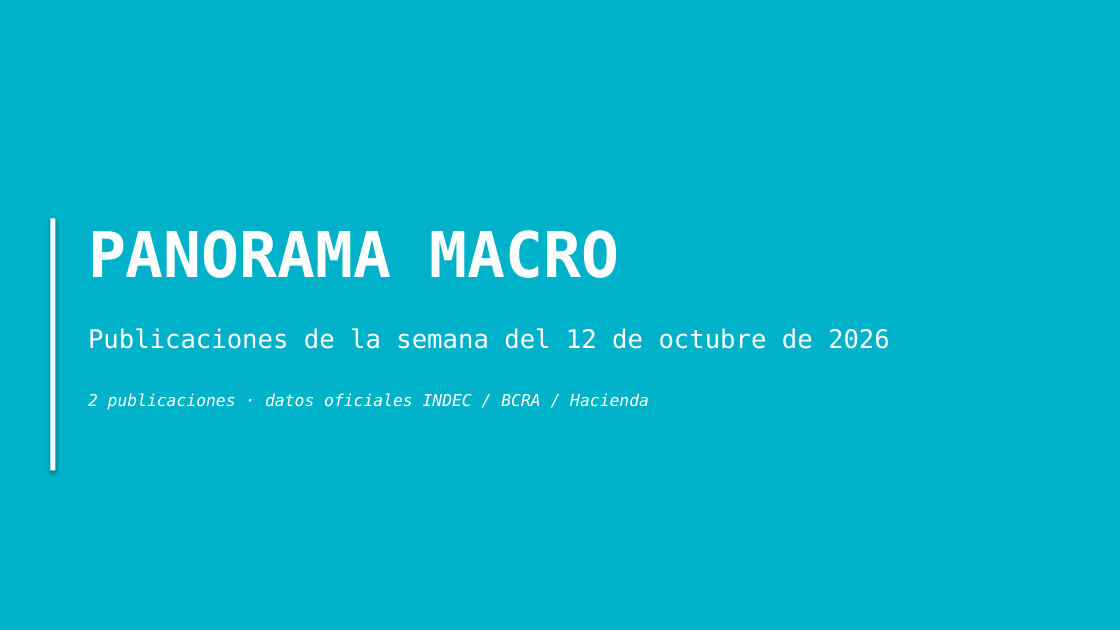
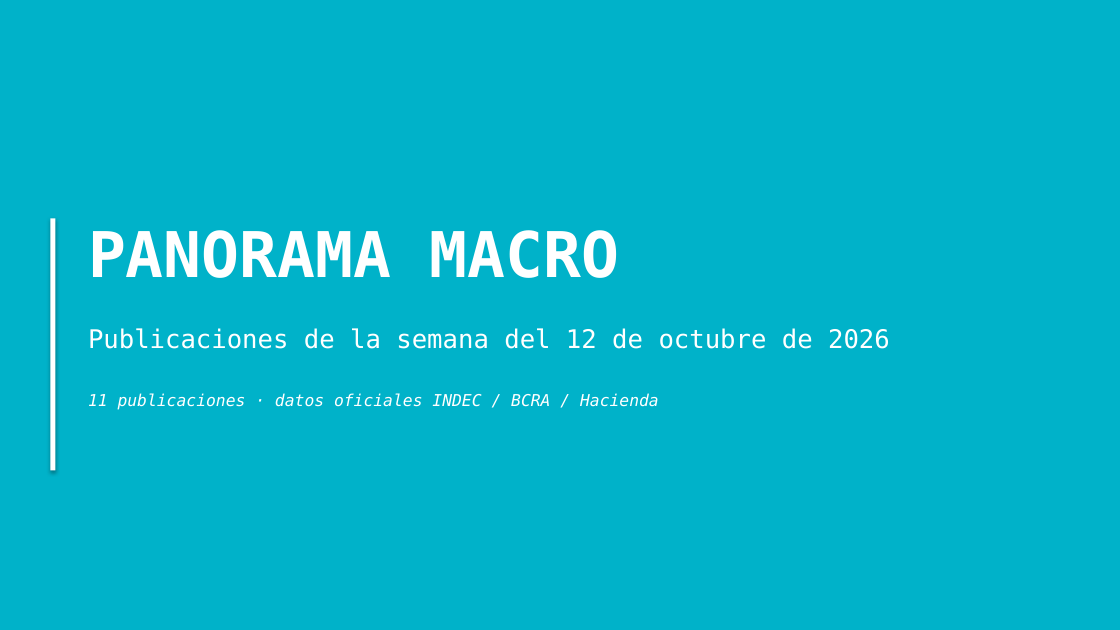
Before and after one commit to nwalovnik/boludos-ppt, a slide deck: slide 1 of publicaciones_semana.pptx. Drawn at 1120x630 pixels with LibreOffice and Linux fonts; fonts in the diff are those of the drawing. Boxes give left, top, right and bottom in pixels: in the first picture for what was removed or moved away, otherwise in the second. Text is boxed around its words. In the diff, an @@ line names an element or a change of style, - is before the commit and + after.

Commit message:
data: update 2026-10-16 ( data.json despidos.json scraper/historical_despidos.json publicaciones_semana.pptx rrii_brutas.xlsx)

```diff
--- a/publicaciones_semana.pptx
+++ b/publicaciones_semana.pptx
@@ text at (88,393,659,410): text changed @@
-2 publicaciones · datos oficiales INDEC / BCRA / Hacienda
+11 publicaciones · datos oficiales INDEC / BCRA / Hacienda
```
Also in this commit, not shown: 1 other slide changed, 9 slides added, 4 other files.
